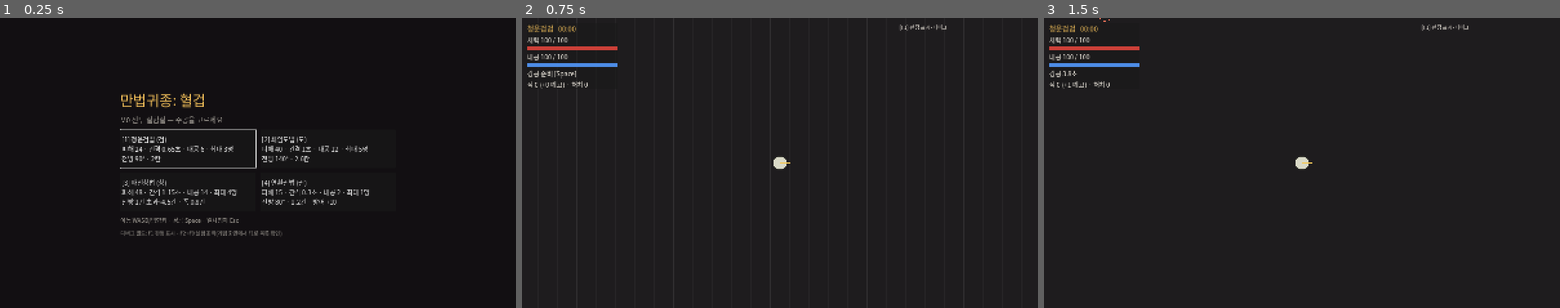
Above: before the commit, frames 1-3 (left to right).
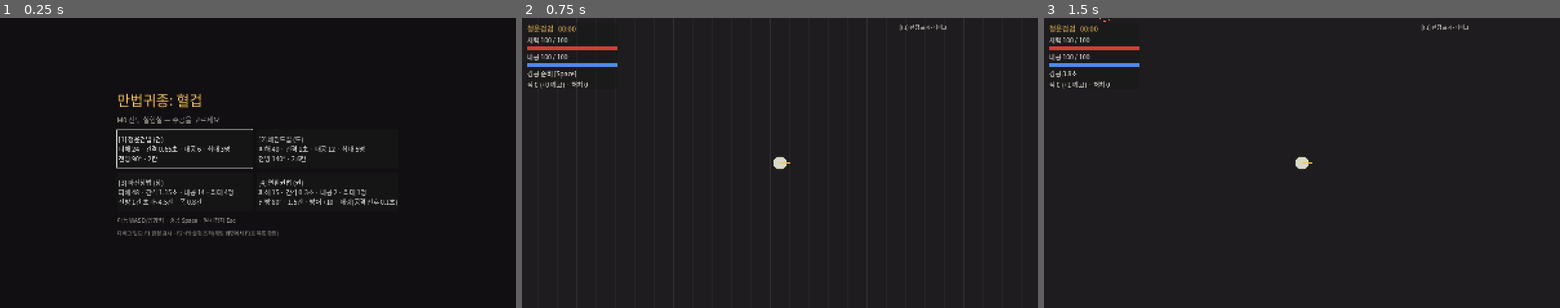
Above: after the commit, the same moments.

Repository: zerg4452/survival
Game: Godot game, scene res://scenes/main.tscn
Two runs of this game, one before a commit and one after it. Both use one fixed random seed, a clock stepped at 60 frames per second and the inputs below.
Inputs:
- Up to frame 1 (0.25 s): no input
- Up to frame 2 (0.75 s): click "[1] 청운검법 (검) 피해 24 · 간격 0.65초…" at 0.5 s
- Up to frame 3 (1.5 s): tap Enter at 1.25 s; hold D (move_right) from 1.28 s (still down); hold Space (dash) from 1.28 s (still down)

The runs differ from the first frame. In frame 1, 3.7% of the frame differs, in the area x 22-77%, y 25-76%; in frame 2, nothing differs; in frame 3, nothing differs.

Commit message:
연환권법 사거리 1.5와 패링 추가
직접 플레이에서 권법이 "처치가 느리고, 자주 맞고, 사거리가 답답하다"는 평가를 받아 조정한다.

- D-024: 부채꼴 반경 1.2 -> 1.5. 헤드리스 비교(시드 10개, 수치 한 종류씩)에서
  최대 대상 2·방어 +20은 효과가 미미했고, 피해 20은 적 체력 20 경계에 의존해 제외했다.
- D-025(사용자 제안): 주공 공격 전후 0.1초 안의 접촉 피격을 패링한다.
  피해 무효 + 공격자에게 권법 피해 1회. 패링한 적은 접촉 대기시간을 소모하고,
  반격은 추가 효과를 재발동하지 않는다. 연타 중 피격의 약 72%가 해당한다.
  원형 이동 측정: 생존 21.7초 -> 37.5초(검 41.3초). 과하면 "공격 후 0.1초만"으로 좁힌다.
- 패링 표시(흰 이중 링), 메뉴·결과·디버그 패널에 패링 정보 추가.
- 패링 테스트 7개 추가, T23 에 권법 포함. 자동 테스트 72개 통과.

Co-Authored-By: Claude Opus 5.5 <noreply@anthropic.com>

Diff:
--- a/content/martials.json
+++ b/content/martials.json
@@ -1,5 +1,5 @@
 {
-  "_source": "GAME_DESIGN.md 6장 초기 실험값. 각도는 전체 각(D-006), active_time은 D-010, passive_defense는 D-013.",
+  "_source": "GAME_DESIGN.md 6장 초기 실험값. 각도는 전체 각(D-006), active_time은 D-010, passive_defense는 D-013, 권 사거리 1.5는 D-024, parry는 D-025.",
   "martials": [
     {
       "id": "cheongun_sword",
@@ -51,7 +51,8 @@
       "max_targets": 1,
       "active_time": 0.1,
       "passive_defense": 10,
-      "shape": { "kind": "SECTOR", "radius": 1.2, "angle_deg_total": 80 }
+      "parry": { "window": 0.1, "counter_damage_ratio": 1.0 },
+      "shape": { "kind": "SECTOR", "radius": 1.5, "angle_deg_total": 80 }
     }
   ]
 }
--- a/src/combat/main_attack_system.gd
+++ b/src/combat/main_attack_system.gd
@@ -66,6 +66,16 @@
 			apply_damage_to_enemy(state, e, inst.damage)
 
 
+## 패링 창(D-025): 마지막 주공 발동 후 window 초 이내, 또는 다음 발동까지 window 초 이내.
+## 접촉 거리(0.8칸)는 권법 사거리 안이므로 대기시간이 끝나면 반드시 발동한다. 그래서 "다음 발동"을 대기시간으로 판단한다.
+static func in_parry_window(state: RunState, window: float) -> bool:
+	var rt: MartialRuntime = state.main_martial
+	var since: float = float(state.tick - rt.last_fire_tick) * SimConstants.FIXED_DT
+	if since <= window + SimConstants.EPS:
+		return true
+	return rt.cooldown_remaining <= window + SimConstants.EPS
+
+
 ## 적 방어력은 M0 에서 0 이므로 방어식 결과는 원 피해와 같다.
 static func apply_damage_to_enemy(state: RunState, e: EnemyState, dmg: float) -> void:
 	if not e.alive:
--- a/src/core/content_loader.gd
+++ b/src/core/content_loader.gd
@@ -82,6 +82,13 @@
 	# 내공만 쓰고 빗나갈 수 있다(M0 리뷰 R03). 공격속도 보너스가 생기면 적용 후 간격으로 다시 확인한다.
 	if errors.size() == before and m.active_time >= m.interval:
 		errors.append("%s.active_time 은 interval 보다 짧아야 함 (%s >= %s)" % [ctx, str(m.active_time), str(m.interval)])
+	if d.has("parry"):
+		if d["parry"] is Dictionary:
+			var pd: Dictionary = d["parry"]
+			m.parry_window = _num(pd, "window", ctx + ".parry", errors, 0.0, false)
+			m.parry_counter_ratio = _num(pd, "counter_damage_ratio", ctx + ".parry", errors, 0.0, true)
+		else:
+			errors.append("%s.parry 는 객체여야 함" % ctx)
 	if d.has("shape") and d["shape"] is Dictionary:
 		m.shape = parse_shape(d["shape"], ctx + ".shape", errors)
 	else:
--- a/src/core/run_state.gd
+++ b/src/core/run_state.gd
@@ -6,6 +6,7 @@
 
 const ATTACK_LOG_CAP: int = 32
 const DEATH_LOG_CAP: int = 64
+const PARRY_LOG_CAP: int = 32
 
 var seed: int = 0
 var rng: RandomNumberGenerator = RandomNumberGenerator.new()
@@ -32,6 +33,8 @@
 var attack_log: Array[AttackInstance] = []
 ## x, y = 위치, z = 사망 틱
 var death_log: Array[Vector3] = []
+## x, y = 패링한 적 위치, z = 틱
+var parry_log: Array[Vector3] = []
 
 # ---- 디버그(D-022) ----
 var auto_spawn: bool = true
@@ -61,6 +64,12 @@
 		death_log.pop_front()
 
 
+func log_parry(pos: Vector2) -> void:
+	parry_log.append(Vector3(pos.x, pos.y, float(tick)))
+	if parry_log.size() > PARRY_LOG_CAP:
+		parry_log.pop_front()
+
+
 func active_enemy_count() -> int:
 	var n: int = 0
 	for e: EnemyState in enemies:
--- a/src/core/run_stats.gd
+++ b/src/core/run_stats.gd
@@ -9,3 +9,4 @@
 var basic_attacks: int = 0
 var dashes: int = 0
 var contact_hits: int = 0
+var parries: int = 0
--- a/src/martial/martial_definition.gd
+++ b/src/martial/martial_definition.gd
@@ -17,3 +17,11 @@
 var active_time: float = 0.0
 var passive_defense: float = 0.0
 var shape: ShapeDef = null
+## 패링(D-025). 창이 0이면 없음. 주공 공격 전후 parry_window 초 안의 접촉 피격을 무효로 하고
+## 공격자에게 damage × parry_counter_ratio 를 1회 준다.
+var parry_window: float = 0.0
+var parry_counter_ratio: float = 0.0
+
+
+func has_parry() -> bool:
+	return parry_window > 0.0
--- a/src/ui/game_view.gd
+++ b/src/ui/game_view.gd
@@ -174,6 +174,7 @@
 		"주공   %s" % s.main_martial.definition.display_name,
 		"마지막 피해   %s" % (r.last_damage_source if not r.last_damage_source.is_empty() else "-"),
 		"정상 / 기본 초식   %d / %d" % [s.stats.normal_attacks, s.stats.basic_attacks],
+		"피격 / 패링   %d / %d" % [s.stats.contact_hits, s.stats.parries],
 		"시드   %d" % s.seed,
 	]
 	if s.debug_used:
@@ -218,7 +219,7 @@
 	var onoff: Callable = func(v: bool) -> String: return "켬" if v else "끔"
 	return "\n".join(PackedStringArray([
 		"틱 %d · FPS %d · 시뮬 %.3f ms/틱 · 버린 틱 %d" % [s.tick, Engine.get_frames_per_second(), _tick_ms_avg, runner.dropped_ticks],
-		"정상/기본 초식 %d / %d · 경공 %d · 피격 %d" % [s.stats.normal_attacks, s.stats.basic_attacks, s.stats.dashes, s.stats.contact_hits],
+		"정상/기본 초식 %d / %d · 경공 %d · 피격 %d · 패링 %d" % [s.stats.normal_attacks, s.stats.basic_attacks, s.stats.dashes, s.stats.contact_hits, s.stats.parries],
 		"시드 %d · 다음 판 고정 시드 %s" % [s.seed, onoff.call(fixed_seed_enabled)],
 		"적 체력 ×%s · 자동 스폰 %s · 무적 %s" % [str(s.enemy_hp_mult), onoff.call(s.auto_spawn), onoff.call(s.debug_invincible)],
 		"",
--- a/src/ui/main_menu.gd
+++ b/src/ui/main_menu.gd
@@ -72,6 +72,8 @@
 	else:
 		shape = "전방 %s칸 초과~%s칸 · 폭 %s칸" % [_num(m.shape.x_min_exclusive), _num(m.shape.x_max), _num(m.shape.half_width * 2.0)]
 	var extra: String = " · 방어 +%d" % int(m.passive_defense) if m.passive_defense > 0.0 else ""
+	if m.has_parry():
+		extra += " · 패링(공격 전후 %s초)" % _num(m.parry_window)
 	return "[%d] %s (%s)\n피해 %s · 간격 %s초 · 내공 %s · 최대 %d명\n%s%s" % [
 		n, m.display_name, fam, _num(m.damage), _num(m.interval), _num(m.mp_cost), m.max_targets, shape, extra]
 
--- a/src/ui/world_renderer.gd
+++ b/src/ui/world_renderer.gd
@@ -8,6 +8,7 @@
 ## 공격 도형을 표시할 틱 수(시뮬레이션 활성 시간과 무관한 표시용).
 const ATTACK_SHOW_TICKS: int = 9
 const DEATH_SHOW_TICKS: int = 30
+const PARRY_SHOW_TICKS: int = 14
 
 const C_OUTSIDE: Color = Color(0.03, 0.03, 0.04)
 const C_WALL: Color = Color(0.24, 0.2, 0.2)
@@ -43,6 +44,7 @@
 		if e.active:
 			_draw_enemy(e, s.tick)
 	_draw_player(s)
+	_draw_parries(s)
 	if show_debug:
 		_draw_debug(s, cfg)
 
@@ -71,6 +73,19 @@
 		var c: Color = Color(C_ENEMY, 0.8 * a)
 		draw_line(p + Vector2(-r, -r), p + Vector2(r, r), c, 3.0)
 		draw_line(p + Vector2(-r, r), p + Vector2(r, -r), c, 3.0)
+
+
+## 패링(D-025): 막아낸 적 위치에 퍼지는 이중 링.
+func _draw_parries(s: RunState) -> void:
+	for d: Vector3 in s.parry_log:
+		var age: int = s.tick - int(d.z)
+		if age < 0 or age > PARRY_SHOW_TICKS:
+			continue
+		var t: float = float(age) / float(PARRY_SHOW_TICKS)
+		var p: Vector2 = Vector2(d.x, d.y) * PPC
+		var c: Color = Color(1, 1, 1, 0.9 * (1.0 - t))
+		draw_arc(p, (0.3 + 0.4 * t) * PPC, 0.0, TAU, 24, c, 3.0)
+		draw_arc(p, (0.15 + 0.3 * t) * PPC, 0.0, TAU, 16, c, 1.5)
 
 
 func _draw_telegraph(e: EnemyState, total: float) -> void:
--- a/src/world/enemy_system.gd
+++ b/src/world/enemy_system.gd
@@ -67,6 +67,15 @@
 			continue
 		if p.is_invulnerable() or state.debug_invincible:
 			continue
+		var main_def: MartialDefinition = state.main_martial.definition
+		if main_def.has_parry() and MainAttackSystem.in_parry_window(state, main_def.parry_window):
+			# 패링(D-025): 피해 무효, 적의 접촉 대기시간은 소모, 플레이어 피격 무적은 시작하지 않는다.
+			# 반격은 추가 효과를 재발동하지 않는 단일 피해다.
+			e.contact_cooldown_remaining = e.definition.contact_interval
+			state.stats.parries += 1
+			state.log_parry(e.pos)
+			MainAttackSystem.apply_damage_to_enemy(state, e, main_def.damage * main_def.parry_counter_ratio)
+			continue
 		var dmg: float = Damage.after_defense(e.definition.contact_damage, p.defense, cfg)
 		p.hp -= dmg
 		state.stats.damage_taken += dmg
--- a/tests/support/sim_fixture.gd
+++ b/tests/support/sim_fixture.gd
@@ -52,6 +52,8 @@
 	m.active_time = src.active_time
 	m.passive_defense = src.passive_defense
 	m.shape = src.shape
+	m.parry_window = src.parry_window
+	m.parry_counter_ratio = src.parry_counter_ratio
 	return m
 
 
@@ -65,7 +67,7 @@
 	parts.append("dash=%d/%s/%s/%s" % [p.dash_charges, var_to_str(p.dash_recharge_remaining), var_to_str(p.dash_remaining), var_to_str(p.dash_iframe_remaining)])
 	parts.append("inv=%s cd=%s" % [var_to_str(p.hit_invuln_remaining), var_to_str(s.main_martial.cooldown_remaining)])
 	parts.append("kills=%d normal=%d basic=%d acc=%s" % [s.stats.kills, s.stats.normal_attacks, s.stats.basic_attacks, var_to_str(s.spawn_acc)])
-	parts.append("dashes=%d hits=%d taken=%s dealt=%s" % [s.stats.dashes, s.stats.contact_hits, var_to_str(s.stats.damage_taken), var_to_str(s.stats.damage_dealt)])
+	parts.append("dashes=%d hits=%d parries=%d taken=%s dealt=%s" % [s.stats.dashes, s.stats.contact_hits, s.stats.parries, var_to_str(s.stats.damage_taken), var_to_str(s.stats.damage_dealt)])
 	for e: EnemyState in s.enemies:
 		parts.append("e%d=%s,%s,%s" % [e.id, var_to_str(e.pos), var_to_str(e.hp), str(e.active)])
 	return "\n".join(parts)
--- a/tests/test_content.gd
+++ b/tests/test_content.gd
@@ -17,7 +17,7 @@
 		[&"cheongun_sword", MartialDefinition.Family.SWORD, 24.0, 0.65, 6.0, 3, ShapeDef.Kind.SECTOR, 2.0, 90.0],
 		[&"swaeam_blade", MartialDefinition.Family.BLADE, 40.0, 1.0, 12.0, 5, ShapeDef.Kind.SECTOR, 2.6, 140.0],
 		[&"pajin_spear", MartialDefinition.Family.SPEAR, 48.0, 1.15, 14.0, 4, ShapeDef.Kind.RECT_FORWARD, 0.0, 0.0],
-		[&"yeonhwan_fist", MartialDefinition.Family.FIST, 15.0, 0.3, 2.0, 1, ShapeDef.Kind.SECTOR, 1.2, 80.0],
+		[&"yeonhwan_fist", MartialDefinition.Family.FIST, 15.0, 0.3, 2.0, 1, ShapeDef.Kind.SECTOR, 1.5, 80.0],
 	]
 	for row: Array in rows:
 		var m: MartialDefinition = c.martial(row[0])
--- a/tests/test_determinism.gd
+++ b/tests/test_determinism.gd
@@ -57,14 +57,15 @@
 		"144fps": func(_f: int) -> float: return 1.0 / 144.0,
 		"irregular": func(f: int) -> float: return irregular[f % irregular.size()],
 	}
-	for martial: StringName in [&"cheongun_sword", &"pajin_spear"]:
+	for martial: StringName in [&"cheongun_sword", &"pajin_spear", &"yeonhwan_fist"]:
 		var ref: String = ""
 		for name: String in sequences:
 			var snap: String = _run_with_frames(martial, sequences[name])
 			check(not snap.is_empty(), "%s %s: %d틱 도달" % [martial, name, TARGET_TICK])
 			if ref.is_empty():
 				ref = snap
-				check(_stat(snap, "hits") > 0, "%s: 접촉 피해가 실제로 발생(%d회)" % [martial, _stat(snap, "hits")])
+				var contacts: int = _stat(snap, "hits") + _stat(snap, "parries")
+				check(contacts > 0, "%s: 접촉(피격+패링)이 실제로 발생(%d회)" % [martial, contacts])
 				check(_stat(snap, "dashes") == 2, "%s: 경공 2회" % martial)
 				check(_stat(snap, "kills") > 0, "%s: 처치 발생" % martial)
 			else:
--- a/tests/test_main_attack.gd
+++ b/tests/test_main_attack.gd
@@ -151,6 +151,10 @@
 func test_fist_defense_applies_once() -> bool:
 	for row: Array in [[&"yeonhwan_fist", 8.0 * 100.0 / 110.0], [&"cheongun_sword", 8.0]]:
 		var sim: RunSimulation = SimFixture.make(row[0])
+		# 패링(D-025)을 끈 복사본으로 방어식만 확인한다. 방어력은 판 시작 때 이미 반영되어 있다.
+		var def: MartialDefinition = SimFixture.clone_martial(sim.state.main_martial.definition)
+		def.parry_window = 0.0
+		sim.state.main_martial.definition = def
 		SimFixture.spawn_still(sim, Vector2(26.2, 25.5))
 		SimFixture.run(sim, 1)
 		check_near(sim.state.player.hp, 100.0 - float(row[1]), 1e-9, "%s 접촉 피해" % row[0])
--- /dev/null
+++ b/tests/test_parry.gd
@@ -0,0 +1,98 @@
+extends TestCase
+## D-025: 연환권법 패링. 주공 공격 전후 0.1초(6틱) 안의 접촉 피격은 무효가 되고 공격자에게 권법 피해 1회.
+## 권법 간격 0.3초(18틱)에서 공격이 0틱에 나가면 0~6틱은 공격 후 창, 12~17틱은 다음 공격(18틱) 전 창이다.
+
+const FAR: Vector2 = Vector2(26.8, 25.5)
+const ADJ: Vector2 = Vector2(24.8, 25.5)
+
+
+## 멀리 있는 허수아비를 0틱부터 치게 한 뒤, k틱에 인접한 적을 붙여 그 틱의 접촉을 본다.
+func _contact_at(k: int, adj_hp: float = 1e9) -> Array:
+	var sim: RunSimulation = SimFixture.make(&"yeonhwan_fist")
+	SimFixture.spawn_still(sim, FAR)
+	SimFixture.run(sim, k)
+	var e: EnemyState = SimFixture.spawn_still(sim, ADJ, adj_hp)
+	SimFixture.run(sim, 1)
+	return [sim, e]
+
+
+func test_parry_window_boundaries() -> bool:
+	var fist_hit: float = 100.0 - 8.0 * 100.0 / 110.0
+	for row: Array in [[0, true], [6, true], [7, false], [11, false], [12, true]]:
+		var r: Array = _contact_at(row[0])
+		var sim: RunSimulation = r[0]
+		var parried: bool = row[1]
+		check_eq(sim.state.main_martial.last_fire_tick if row[0] < 18 else -1, 0, "틱 %d: 첫 공격은 0틱" % row[0])
+		check_eq(sim.state.stats.parries, 1 if parried else 0, "틱 %d 패링 여부" % row[0])
+		check_eq(sim.state.stats.contact_hits, 0 if parried else 1, "틱 %d 피격 여부" % row[0])
+		check_near(sim.state.player.hp, 100.0 if parried else fist_hit, 1e-9, "틱 %d 체력" % row[0])
+	return true
+
+
+func test_parry_counter_damage_once() -> bool:
+	var r: Array = _contact_at(12, 1000.0)
+	var e: EnemyState = r[1]
+	check_near(e.hp, 1000.0 - 15.0, 1e-9, "반격은 권법 피해 1회(15)")
+	return true
+
+
+func test_parry_consumes_enemy_contact_cooldown() -> bool:
+	var r: Array = _contact_at(12)
+	var sim: RunSimulation = r[0]
+	var e: EnemyState = r[1]
+	check_near(e.contact_cooldown_remaining, 1.0, 1e-9, "패링한 적은 접촉 대기시간 1초를 소모")
+	check_eq(sim.state.player.hit_invuln_remaining, 0.0, "피해가 없으므로 피격 무적 없음")
+	SimFixture.run(sim, 59)
+	check_eq(sim.state.stats.parries, 1, "같은 적이 매 틱 반격받지 않음")
+	check_eq(sim.state.stats.contact_hits, 0, "대기시간 동안 피격 없음")
+	return true
+
+
+func test_parry_counter_kill_counted_once() -> bool:
+	var r: Array = _contact_at(12, 15.0)
+	var sim: RunSimulation = r[0]
+	var e: EnemyState = r[1]
+	check(not e.alive, "반격으로 처치")
+	check_eq(sim.state.stats.kills, 1, "처치 1")
+	check_eq(sim.state.deaths_this_tick.size(), 1, "사망 이벤트 1회")
+	check_near(sim.state.stats.damage_dealt - 15.0 * float(sim.state.stats.normal_attacks + sim.state.stats.basic_attacks), 15.0, 1e-9, "반격 피해 집계는 남은 체력까지")
+	return true
+
+
+func test_no_parry_while_invulnerable() -> bool:
+	var sim: RunSimulation = SimFixture.make(&"yeonhwan_fist")
+	sim.state.player.pos = Vector2(49.65, 25.5)
+	SimFixture.spawn_still(sim, Vector2(48.95, 25.5))
+	sim.step(InputFrame.make(Vector2.RIGHT, true))
+	SimFixture.run(sim, 7)
+	check_eq(sim.state.stats.parries, 0, "경공 무적 중에는 접촉 자체가 없어 패링도 없음")
+	check_eq(sim.state.stats.contact_hits, 0, "피격 없음")
+	return true
+
+
+func test_sword_has_no_parry() -> bool:
+	var sim: RunSimulation = SimFixture.make(&"cheongun_sword")
+	check(not sim.state.main_martial.definition.has_parry(), "검은 패링 없음")
+	SimFixture.spawn_still(sim, Vector2(26.2, 25.5))
+	SimFixture.run(sim, 1)
+	check_eq(sim.state.stats.parries, 0, "공격 틱 접촉도 패링 아님")
+	check_eq(sim.state.stats.contact_hits, 1, "그대로 피격")
+	return true
+
+
+func test_loader_parry_validation() -> bool:
+	var c: GameContent = SimFixture.content()
+	var fist: MartialDefinition = c.martial(&"yeonhwan_fist")
+	check_eq(fist.parry_window, 0.1, "권법 패링 창 0.1초")
+	check_eq(fist.parry_counter_ratio, 1.0, "반격 배율 1.0")
+	var errors: Array[String] = []
+	var d: Dictionary = {
+		"id": "x", "family": "FIST", "slot": "MAIN", "display_name": "x",
+		"damage": 1, "interval": 1, "mp_cost": 1, "max_targets": 1,
+		"active_time": 0, "passive_defense": 0,
+		"parry": {"window": 0, "counter_damage_ratio": 1},
+		"shape": {"kind": "SECTOR", "radius": 1, "angle_deg_total": 90},
+	}
+	check(ContentLoader.parse_martial(d, "t", errors) == null, "패링 창 0 거부")
+	check(errors.size() == 1 and errors[0].contains("parry"), "패링 오류: %s" % str(errors))
+	return true
Not shown, added: tests/test_parry.gd.uid
Not shown, changed: ARCHITECTURE.md
Not shown, changed: DECISIONS.md
Not shown, changed: GAME_DESIGN.md
